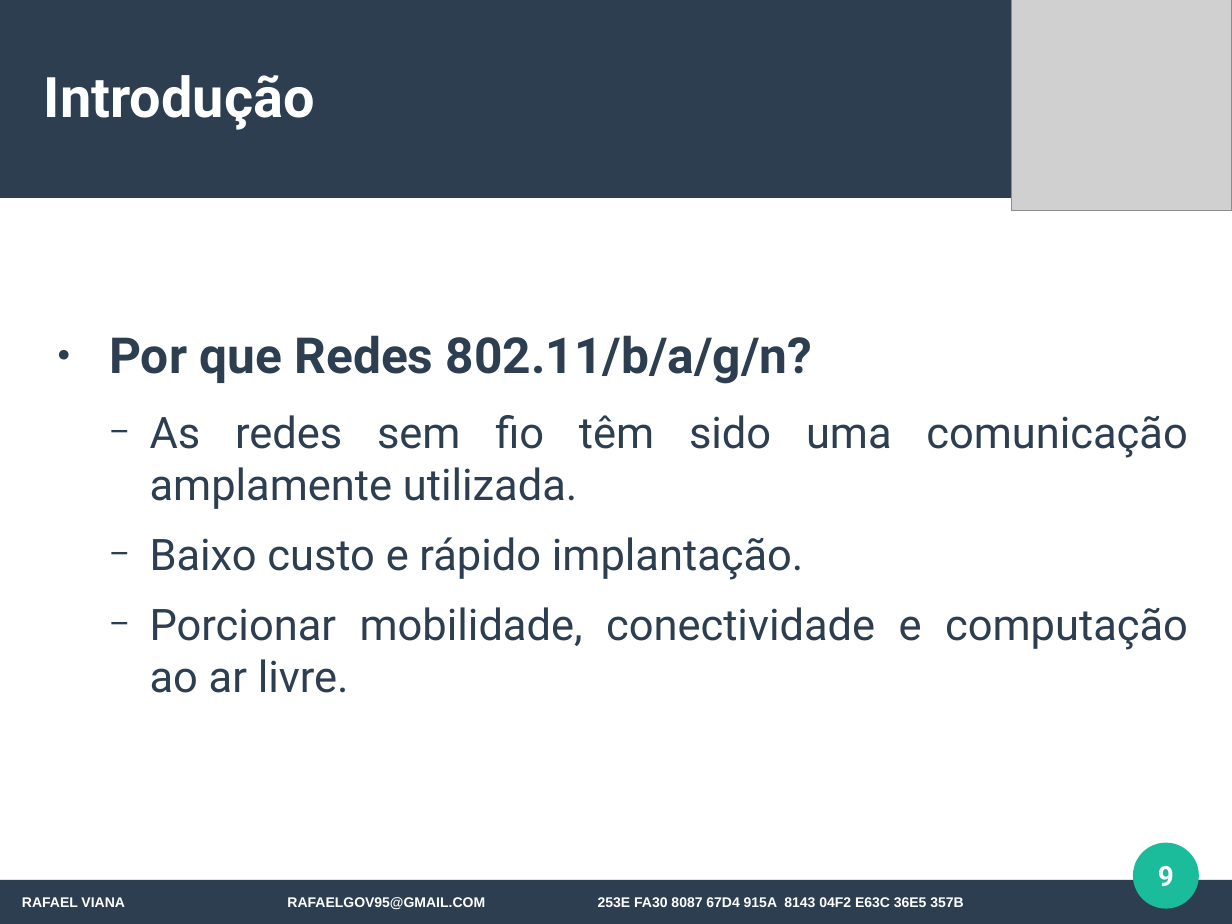
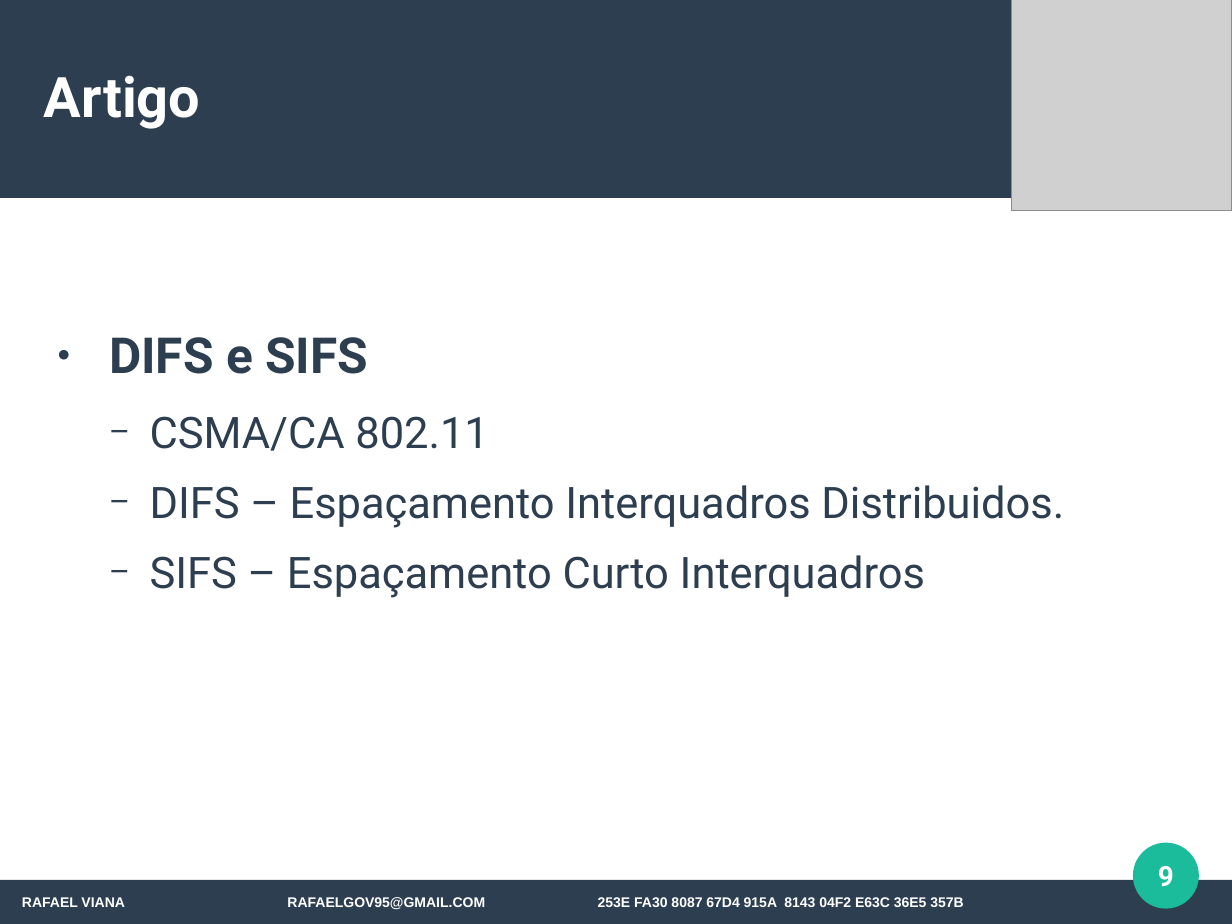
Before and after one commit to rafaelgov95/SD, a slide deck: slide 9 of Apresentacao/PPT/Angular-4.odp. Drawn at 1232x924 pixels with LibreOffice and Linux fonts; fonts in the diff are those of the drawing; grey boxes stand for pictures. Boxes give left, top, right and bottom in pixels: in the first picture for what was removed or moved away, otherwise in the second. Text is boxed around its words. In the diff, an @@ line names an element or a change of style, - is before the commit and + after.

```diff
--- a/Apresentacao/PPT/Angular-4.odp
+++ b/Apresentacao/PPT/Angular-4.odp
@@ title at <box>44,75,200,129</box>: text changed @@
-Introdução
+Artigo
@@ text at <box>109,337,1064,598</box>: text changed @@
-● Por que Redes 802.11/b/a/g/n?
-  − As redes sem fio têm sido uma comunicação amplamente utilizada.
-  − Baixo custo e rápido implantação.
-  − Porcionar mobilidade, conectividade e computação ao ar livre.
+● DIFS e SIFS
+  − CSMA/CA 802.11
+  − DIFS – Espaçamento Interquadros Distribuidos.
+  − SIFS – Espaçamento Curto Interquadros
```
Also in this commit, not shown: 11 other slides changed, 7 slides added, 1 slide removed, 3 other files.
